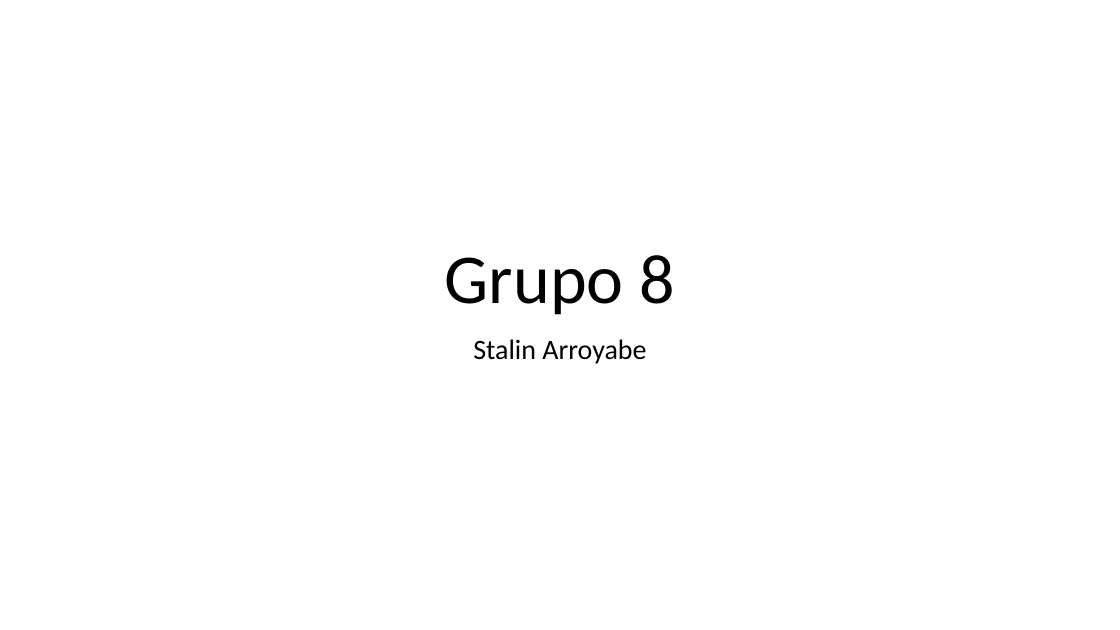
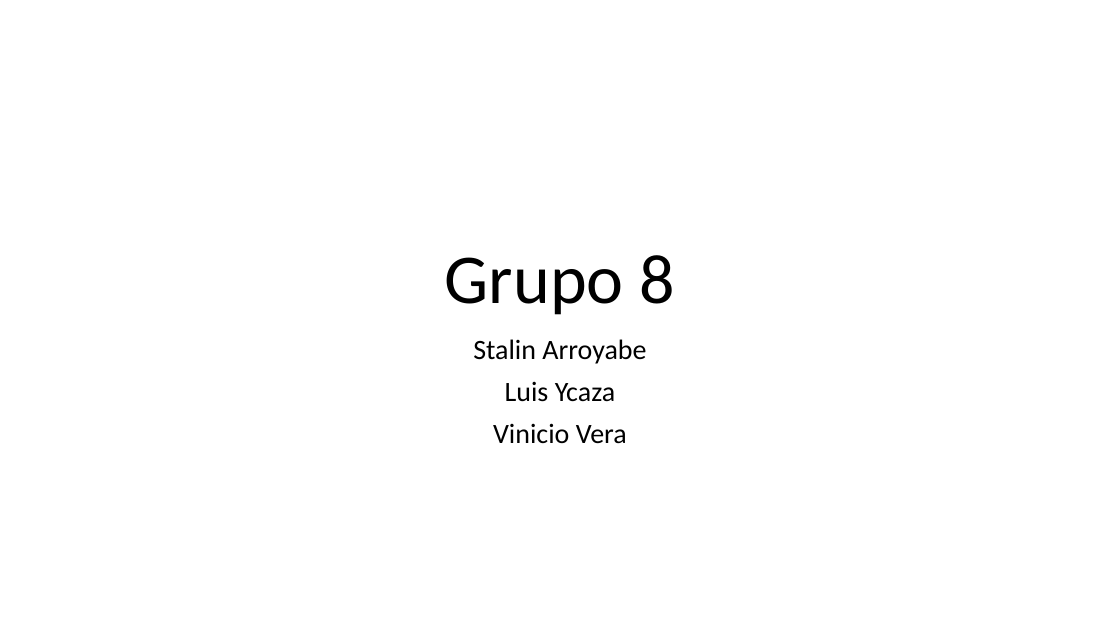
Before and after one commit to stalin190986/Taller_20180316_TecWeb, a slide deck: slide 1 of PresentacionBD.pptx. Drawn at 1120x630 pixels with LibreOffice and Linux fonts; fonts in the diff are those of the drawing. Boxes give left, top, right and bottom in pixels: in the first picture for what was removed or moved away, otherwise in the second. Text is boxed around its words. In the diff, an @@ line names an element or a change of style, - is before the commit and + after.

```diff
--- a/PresentacionBD.pptx
+++ b/PresentacionBD.pptx
@@ subtitle at [493,381,627,444]: paragraphs added @@
+Luis Ycaza
+Vinicio Vera
```
